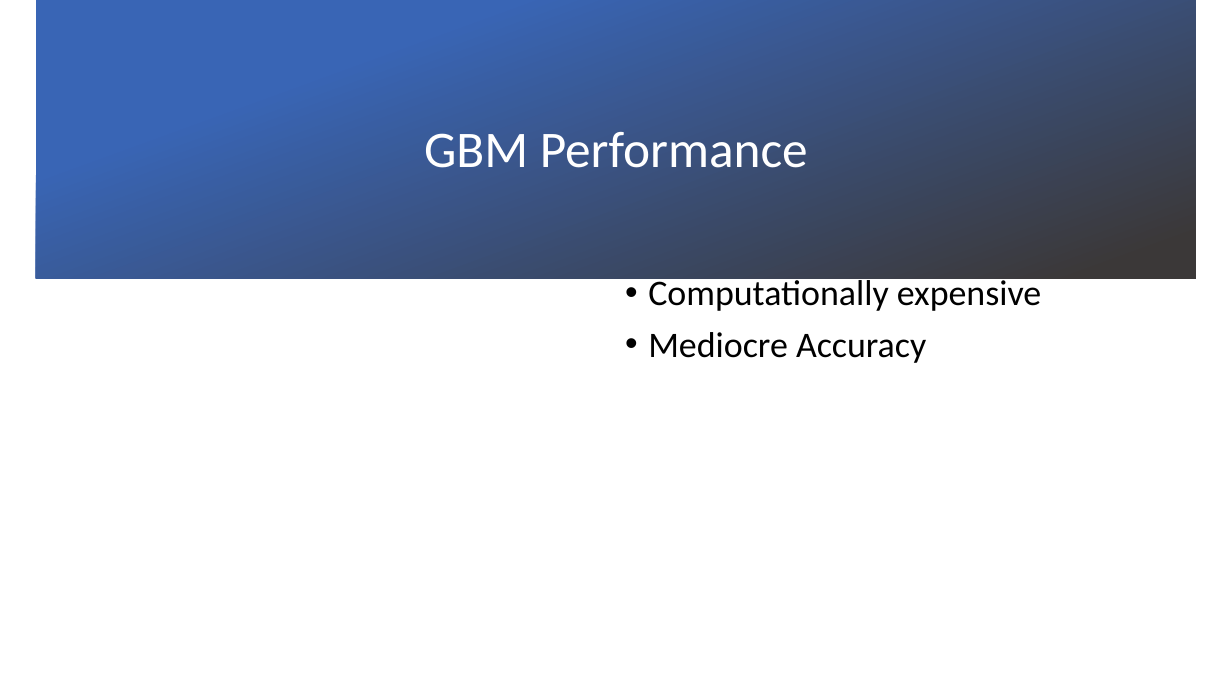
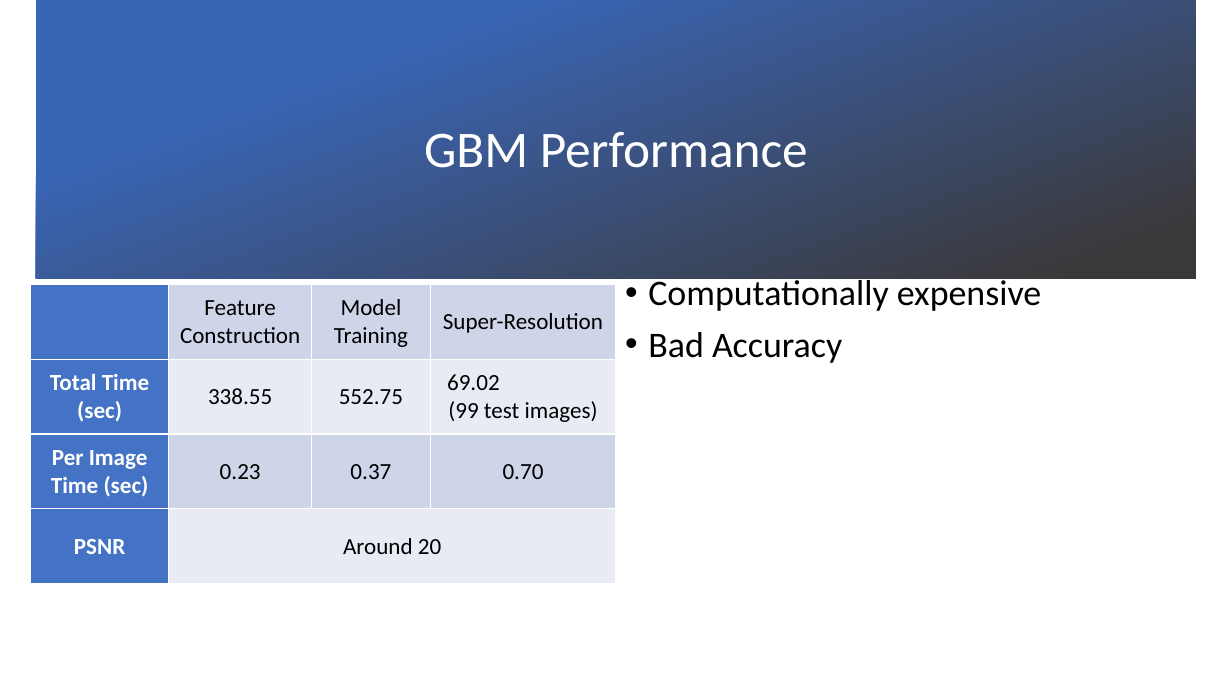
Before and after one commit to TZstatsADS/Spring2019-Proj3-grp11, a slide deck: slide 6 of doc/Presentation/PPT Yiyang Zeng.pptx. Drawn at 1232x693 pixels with LibreOffice and Linux fonts; fonts in the diff are those of the drawing; background and template pictures are left out. Boxes give left, top, right and bottom in pixels: in the first picture for what was removed or moved away, otherwise in the second. Text is boxed around its words. In the diff, an @@ line names an element or a change of style, - is before the commit and + after.

```diff
--- a/doc/Presentation/PPT Yiyang Zeng.pptx
+++ b/doc/Presentation/PPT Yiyang Zeng.pptx
@@ table added at bbox=[30, 285, 616, 584], 4 rows, 4 columns @@
+ | Feature Construction | Model Training | Super-Resolution
+Total Time (sec) | 338.55 | 552.75 | 69.02 (99 test images)
+Per Image Time (sec) | 0.23 | 0.37 | 0.70
+PSNR | Around 20 |  | 
@@ text at bbox=[648, 332, 842, 363]: text changed @@
-• Mediocre Accuracy
+• Bad Accuracy
```
Also in this commit, not shown: 3 other slides changed, 2 other files.
